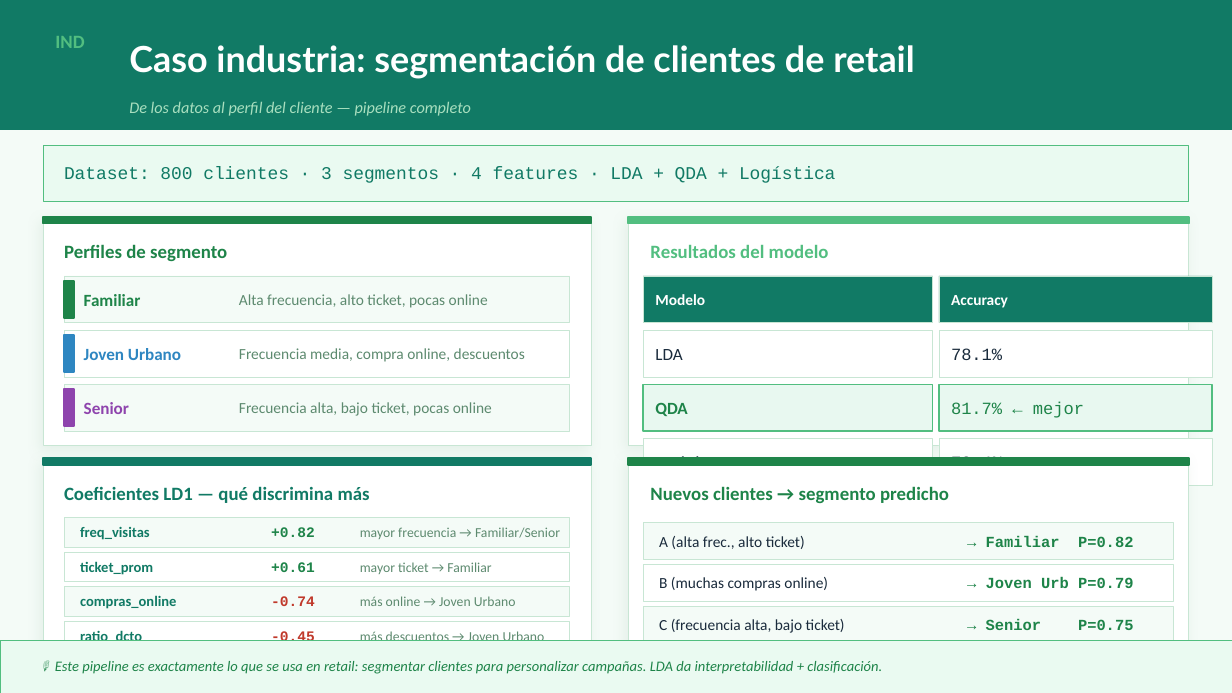
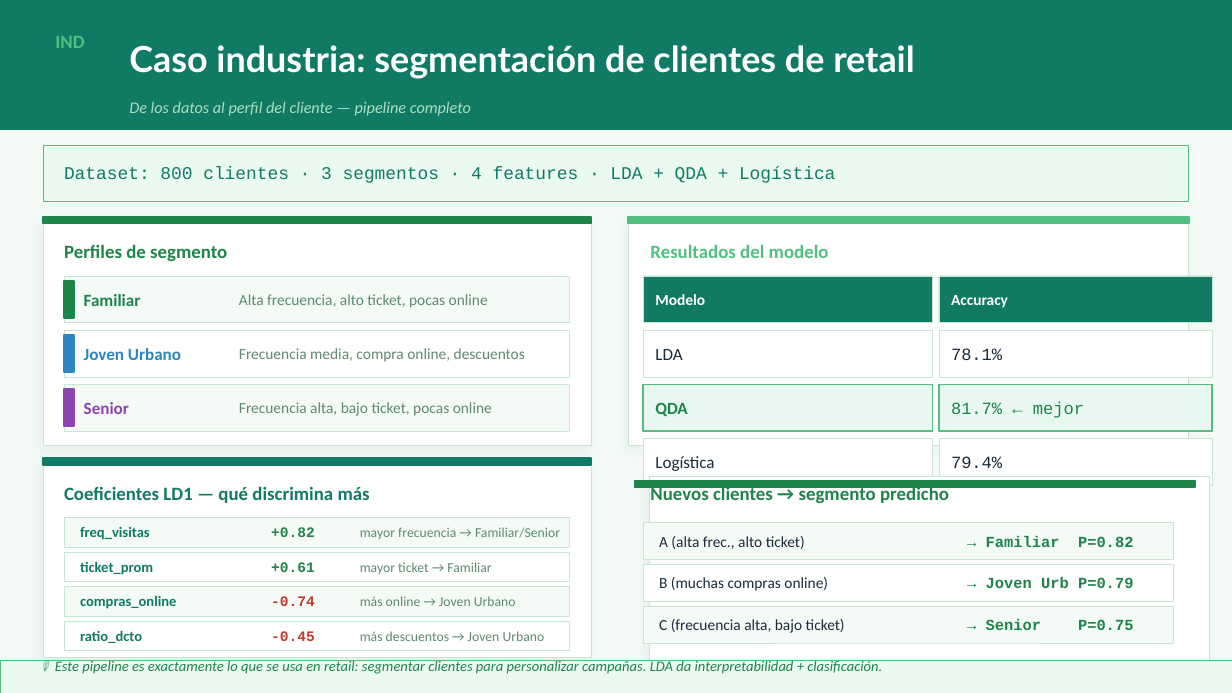
Before and after one commit to josefrodrim/modelos_estadisticos, a slide deck: slide 5 of Clase_9/PPT/Clase09_LDA_Aplicado.pptx. Drawn at 1232x693 pixels with LibreOffice and Linux fonts; fonts in the diff are those of the drawing. Boxes give left, top, right and bottom in pixels: in the first picture for what was removed or moved away, otherwise in the second. Text is boxed around its words. In the diff, an @@ line names an element or a change of style, - is before the commit and + after.

```diff
--- a/Clase_9/PPT/Clase09_LDA_Aplicado.pptx
+++ b/Clase_9/PPT/Clase09_LDA_Aplicado.pptx
@@ rectangle: place and size @@
-rectangle at [628,458,1189,658]
+rectangle at [649,477,1210,676]
@@ rectangle: place and size @@
-rectangle at [628,458,1189,466]
+rectangle at [634,480,1195,488]
@@ rectangle: place and size @@
-rectangle at [0,641,1232,692]
+rectangle at [0,660,1232,693]
```
Also in this commit, not shown: 2 other slides changed, 4 other files.
